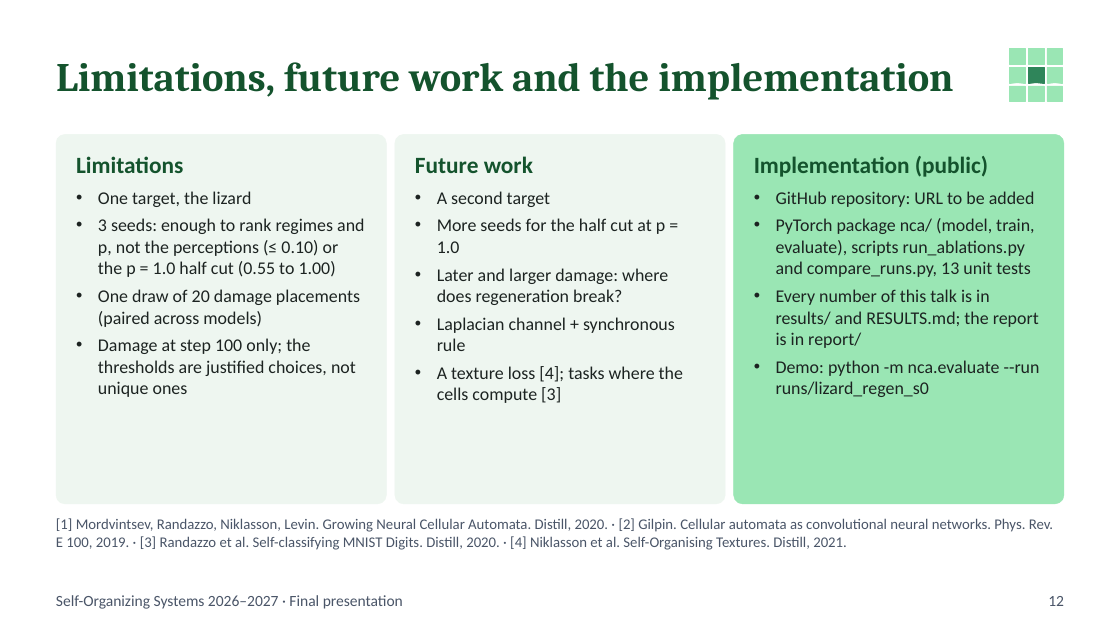
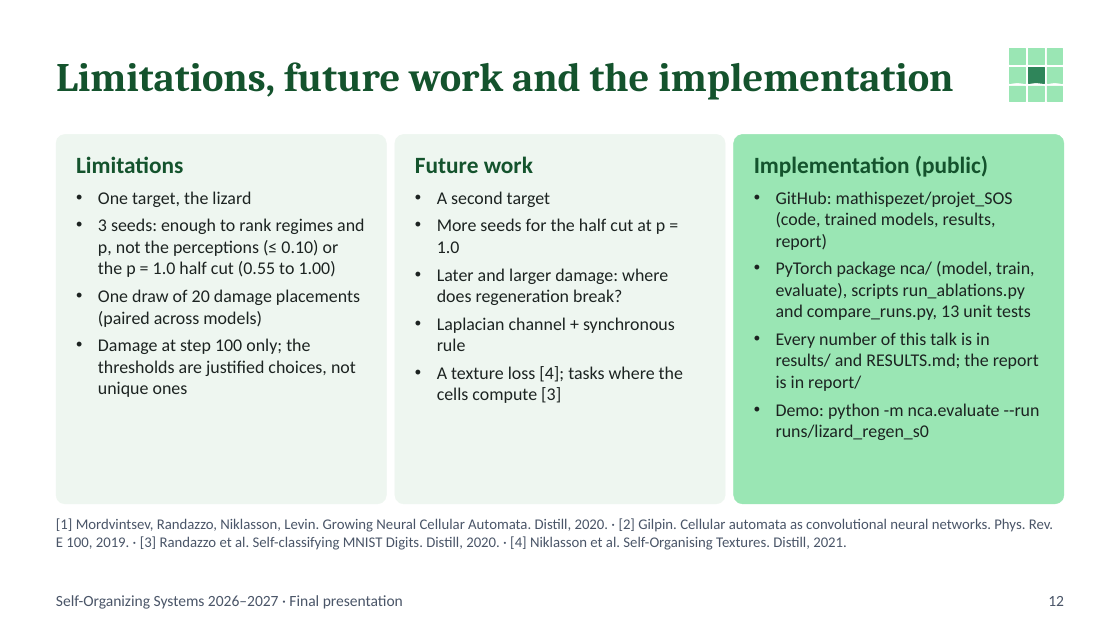
Before and after one commit to mathispezet/projet_SOS, a slide deck: slide 12 of report/SOS_final_presentation_NCA.pptx. Drawn at 1120x630 pixels with LibreOffice and Linux fonts; fonts in the diff are those of the drawing. Boxes give left, top, right and bottom in pixels: in the first picture for what was removed or moved away, otherwise in the second. Text is boxed around its words. In the diff, an @@ line names an element or a change of style, - is before the commit and + after.

```diff
--- a/report/SOS_final_presentation_NCA.pptx
+++ b/report/SOS_final_presentation_NCA.pptx
@@ text at <box>776,191,1013,250</box>: text changed @@
-• GitHub repository: URL to be added
+• GitHub: mathispezet/projet_SOS (code, trained models, results, report)
```
Also in this commit, not shown: 1 other slide changed, 1 other file.
